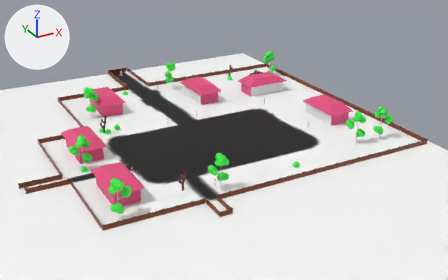
Two versions of the glTF model public/model/village_map.glb, one commit apart.
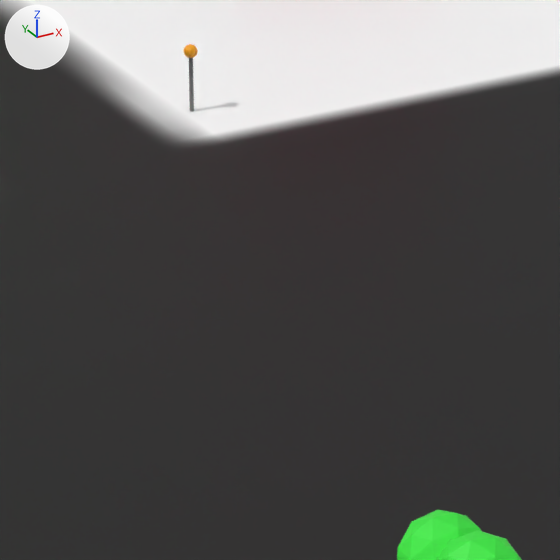
The first picture shows the older version from a camera (50 mm lens) standing at (-16.2, -115.9, 79.8) and looking at (77.3, 54.1, -5.2). The close-ups show both versions on the part from 40% to 51% of the width and 38% to 56% of the height of that picture. The axes (+X, +Y, +Z) are drawn at upper left. The lights are the same throughout. Where no turn or scale is listed for an object, it has been applied to the vertices.

Names of what the first close-up shows: 'Bushes.044', 'Bushes.048', 'village_map'.
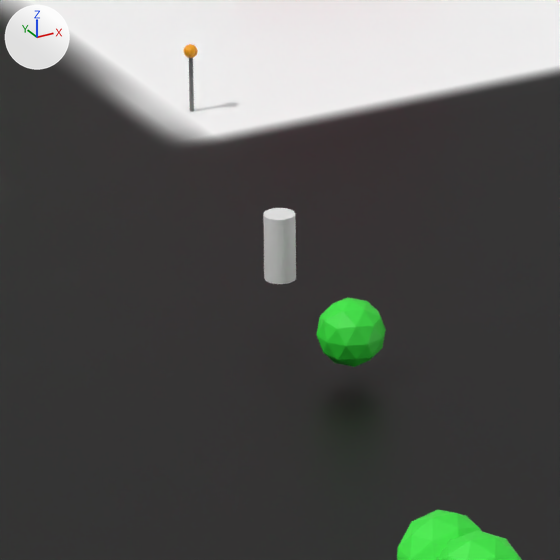
Boxes [x1, y1, x2, y2] around the edits, measured in the close-ups (560 x 560 px):
'Bushes', moved (not visible before)
    after: [316, 297, 386, 367]
'Player', moved (not visible before)
    after: [263, 208, 296, 284]

Patch to the scene script:
```diff
--- a/public/model/village_map.glb.py
+++ b/public/model/village_map.glb.py
@@ ob_player @@
 ob_player = bpy.data.objects.new('Player', me_cylinder)
-ob_player.location = (65.93, 122.19, 1.22)
+ob_player.location = (67.45, 49.17, 2.5)
@@ ob_bushes @@
 ob_bushes = bpy.data.objects.new('Bushes', me_icosphere)
-ob_bushes.location = (80.72, 16.73, 0.6)
+ob_bushes.location = (67.45, 44.77, 1.46)
```
